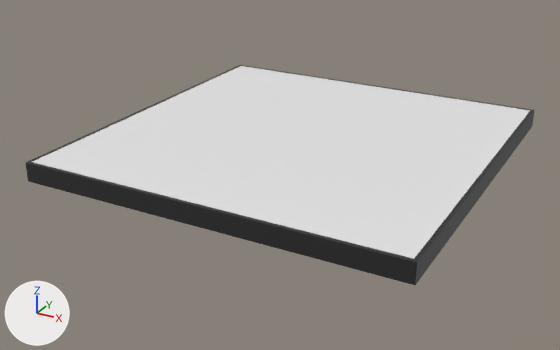
A saved change to the FBX model Assets/Art/Level/Floor/Floor-02.fbx.
The view is the same before and after, from a 50 mm lens placed at (1.385, -1.232, 0.757), pointed at (0.465, 0.441, -0.079). Every picture has the same lights, and +X, +Y and +Z are marked at lower left. Where no turn or scale is listed for an object, it has been applied to the vertices.

The first picture shows 'Floor 02'.
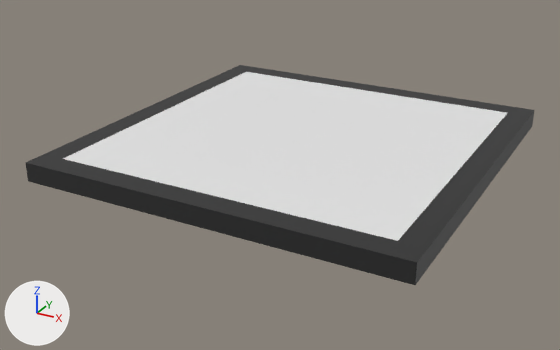
Commit message: Fix: Floor 2

Where the change shows, as pixel boxes [x1, y1, x2, y2] in the pictures (560 x 350 px; the box of a moved part takes in the faces that stretch with it):
```json
{"part": 1, "of": "me_cube_004", "change": "moved or reshaped", "before": [29, 65, 533, 262], "after": [29, 65, 533, 262]}
```

Edits to the scene script, one JSON object a line:
```json
{"block": "me_cube_004", "where": "me_cube_004.from_pydata(...)  # 32 vertices, 30 faces; spans x -0.5..0.5, y -0.5..0.5, z -0.025..0.025"}
{"block": "me_cube_004", "where": "# used by ob_floor_02; location = (0.5, 0.5, 0.0)"}
{"block": "me_cube_004", "change": "me_cube_004 part 1"}
{"op": "set", "path": "me_cube_004.vertices[20].co", "old": "(-0.49, 0.49, 0.025)", "new": "(-0.438, 0.438, 0.025)", "note": "pixel (241, 65) -> pixel (246, 71)"}
{"op": "set", "path": "me_cube_004.vertices[22].co", "old": "(0.49, 0.49, 0.025)", "new": "(0.438, 0.438, 0.025)", "note": "pixel (530, 110) -> pixel (507, 112)"}
{"op": "set", "path": "me_cube_004.vertices[26].co", "old": "(-0.49, -0.49, 0.025)", "new": "(-0.438, -0.438, 0.025)", "note": "pixel (31, 162) -> pixel (62, 158)"}
{"op": "set", "path": "me_cube_004.vertices[28].co", "old": "(0.49, -0.49, 0.025)", "new": "(0.438, -0.438, 0.025)", "note": "pixel (413, 258) -> pixel (397, 240)"}
```
